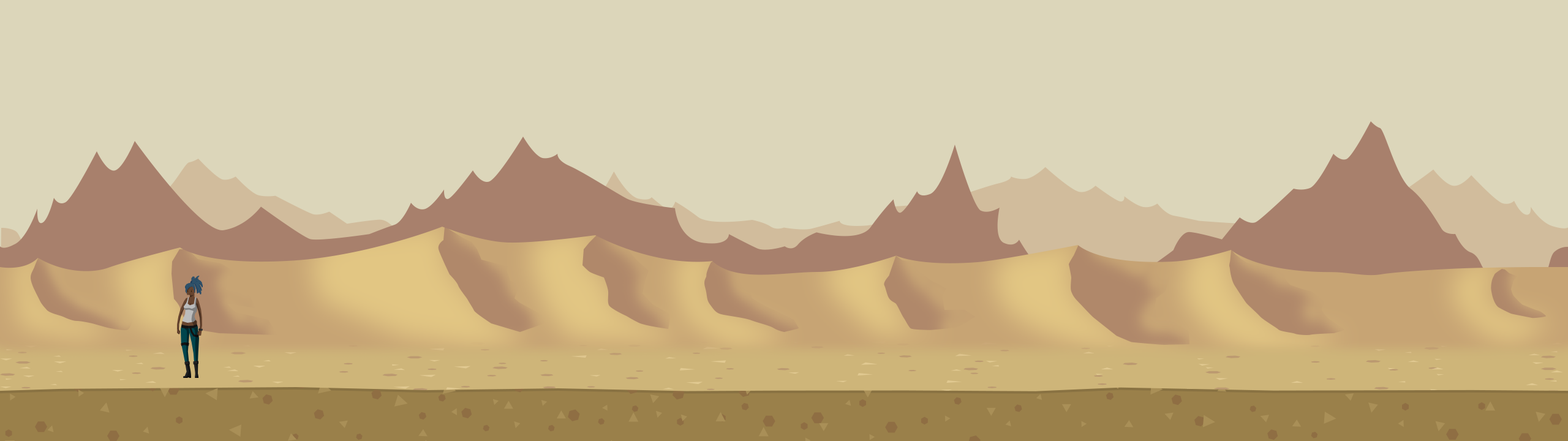
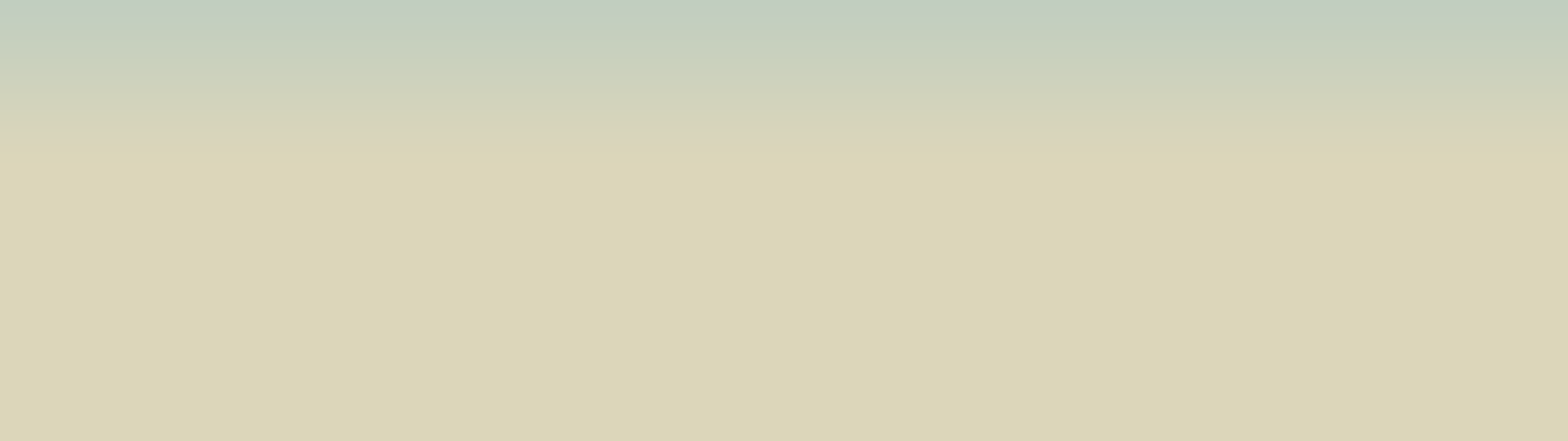
Layers edited between the first and the second 1568px x 441px image:
hid group "Group 2" (34 layers) over [175, 224, 219, 380]
painted on "Rectangle 15" over [183, 256, 210, 329]
painted on "Rectangle 8" over [181, 253, 208, 323]
painted on "Rectangle 1" (1st of 2, in "Group 2" › "body") over [181, 256, 208, 326]
painted on "Layer 11" over [184, 224, 219, 296]
painted on "Rectangle 6" (1st of 2, in "Group 2" › "head") over [184, 224, 217, 295]
painted on "Rectangle 5" (1st of 2, in "Group 2" › "head") over [184, 224, 217, 298]
painted on "Rectangle 11" over [188, 294, 214, 380]
painted on "Rectangle 10" over [187, 293, 212, 362]
painted on "Rectangle 4" (1st of 2, in "Group 2" › "L_leg") over [188, 293, 211, 378]
painted on "Rectangle 13" over [179, 295, 200, 379]
hid group "etuala" (4 layers) over [0, 318, 1568, 441]
painted on "Polygon 2" over [804, 332, 1314, 438]
hid group "maa" (4 layers) over [0, 329, 1568, 441]
painted on "Polygon 1 copy" over [241, 338, 1434, 396]
painted on "Polygon 2 copy" over [232, 353, 1230, 389]
hid group "tausta2" (3 layers) over [0, 201, 1568, 441]
painted on "Shape 1" (2nd of 2, in "tausta2") over [30, 203, 1546, 345]
painted on "Shape 2" over [12, 201, 1546, 354]
painted on "Rectangle 6" (2nd of 2, in "tausta2") over [0, 203, 1568, 441]
hid group "vuoret 1" (4 layers) over [0, 0, 1568, 441]
painted on "Rectangle 5" (2nd of 2, in "vuoret 1") over [0, 44, 1568, 441]
hid group "vuoret 2" (2 layers) over [0, 64, 1568, 353]
painted on "Rectangle 5 copy" over [0, 81, 1568, 353]
…and 16 more changes (16 painted)
